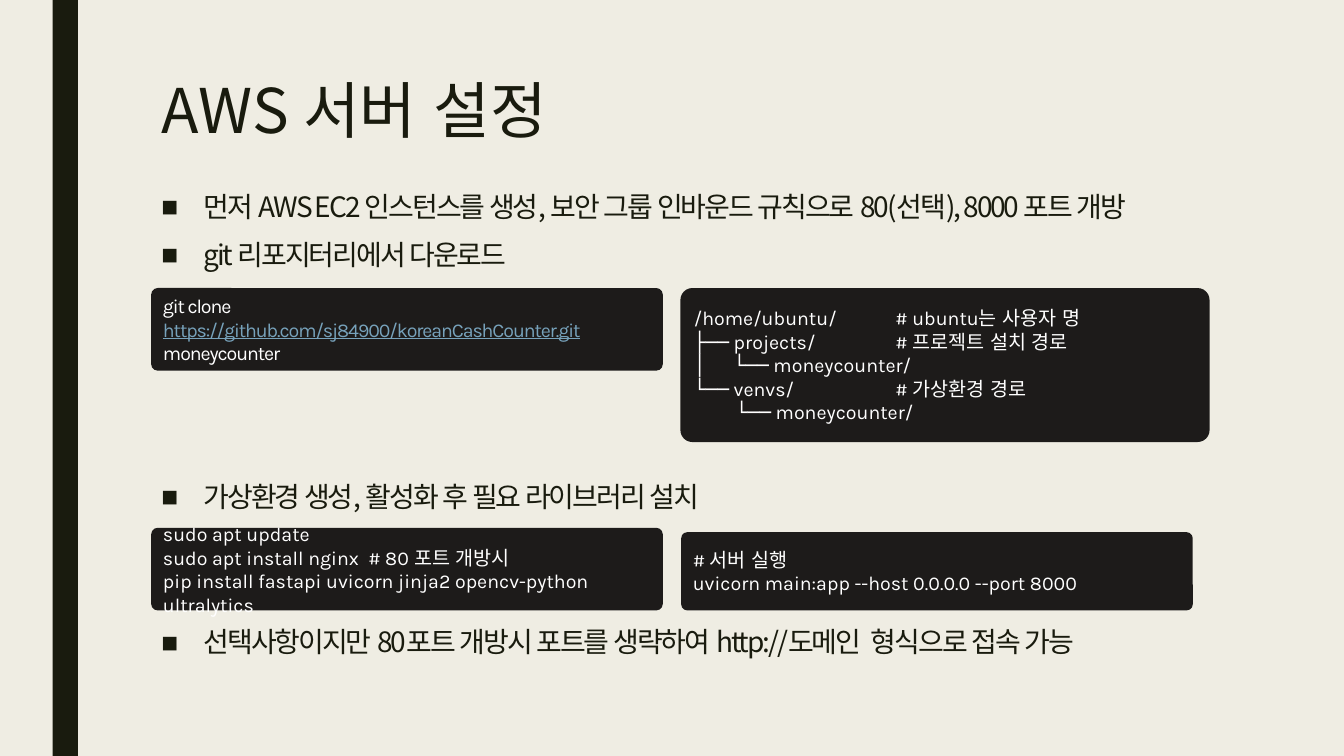
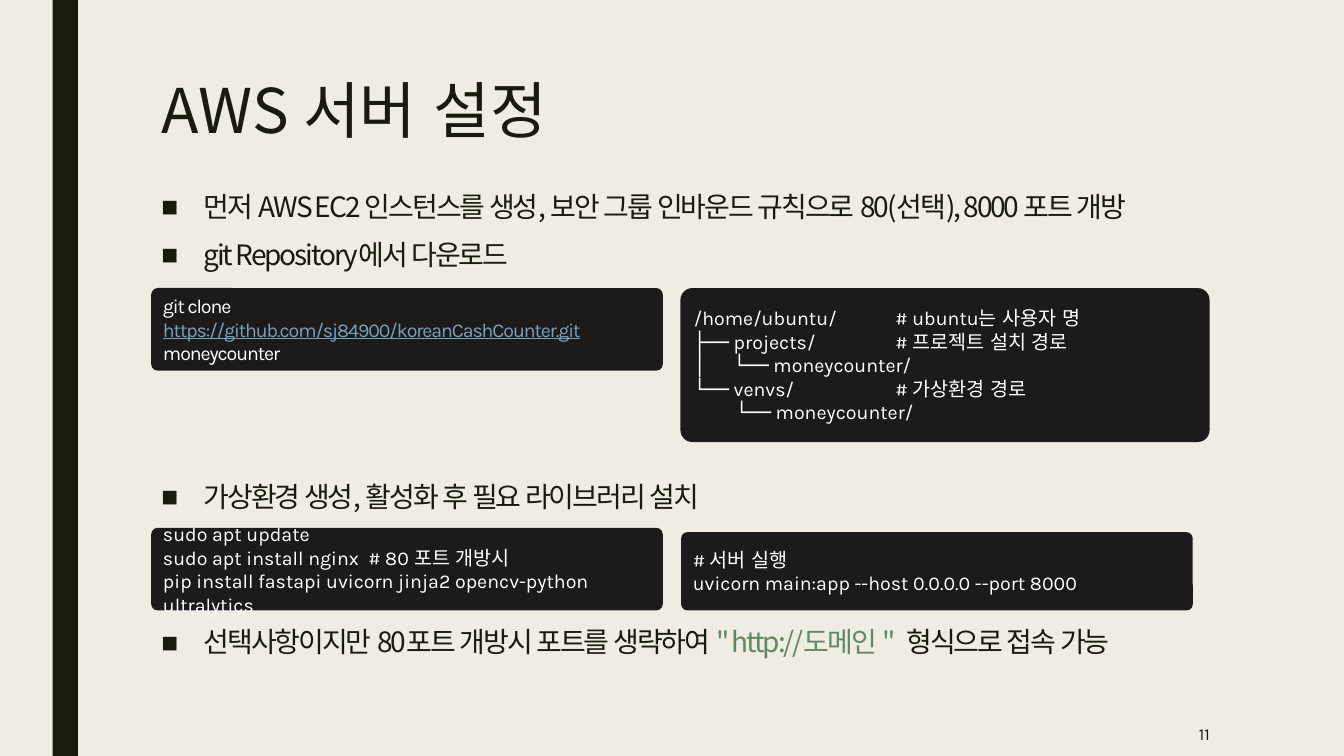
Before and after one commit to sj84900/koreanCashCounter, a slide deck: slide 11 of Ai기반 화폐 감지 및 계산.pptx (slide 10 before the commit). Drawn at 1344x756 pixels with LibreOffice and Linux fonts; fonts in the diff are those of the drawing. Boxes give left, top, right and bottom in pixels: in the first picture for what was removed or moved away, otherwise in the second. Text is boxed around its words. In the diff, an @@ line names an element or a change of style, - is before the commit and + after.

```diff
--- a/Ai기반 화폐 감지 및 계산.pptx
+++ b/Ai기반 화폐 감지 및 계산.pptx
@@ text at [204,242,509,272]: text changed @@
-■ git 리포지터리에서 다운로드
+■ git Repository에서 다운로드
@@ text at [204,628,1109,659]: text changed @@
-■ 선택사항이지만 80포트 개방시 포트를 생략하여 http://도메인 형식으로 접속 가능
+■ 선택사항이지만 80포트 개방시 포트를 생략하여 " http://도메인 " 형식으로 접속 가능
@@ page number added at [1199,729,1210,740], 12 pt, text #191B0E @@
+11
```
Also in this commit, not shown: 15 other slides changed, 1 slide added.
